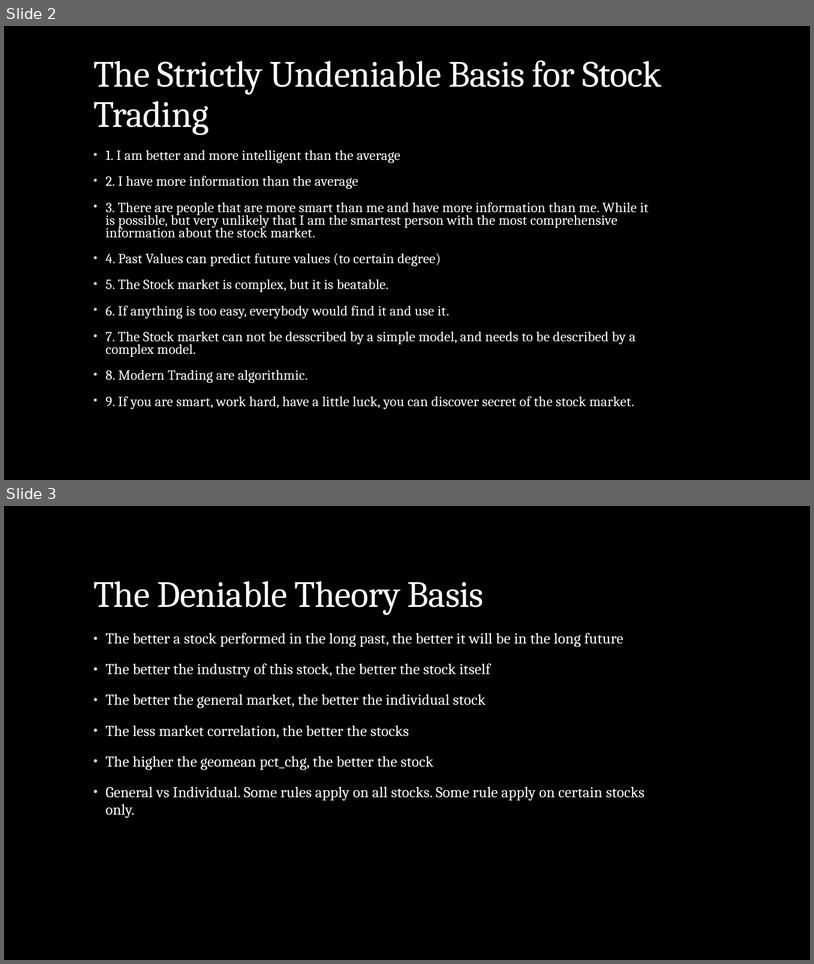
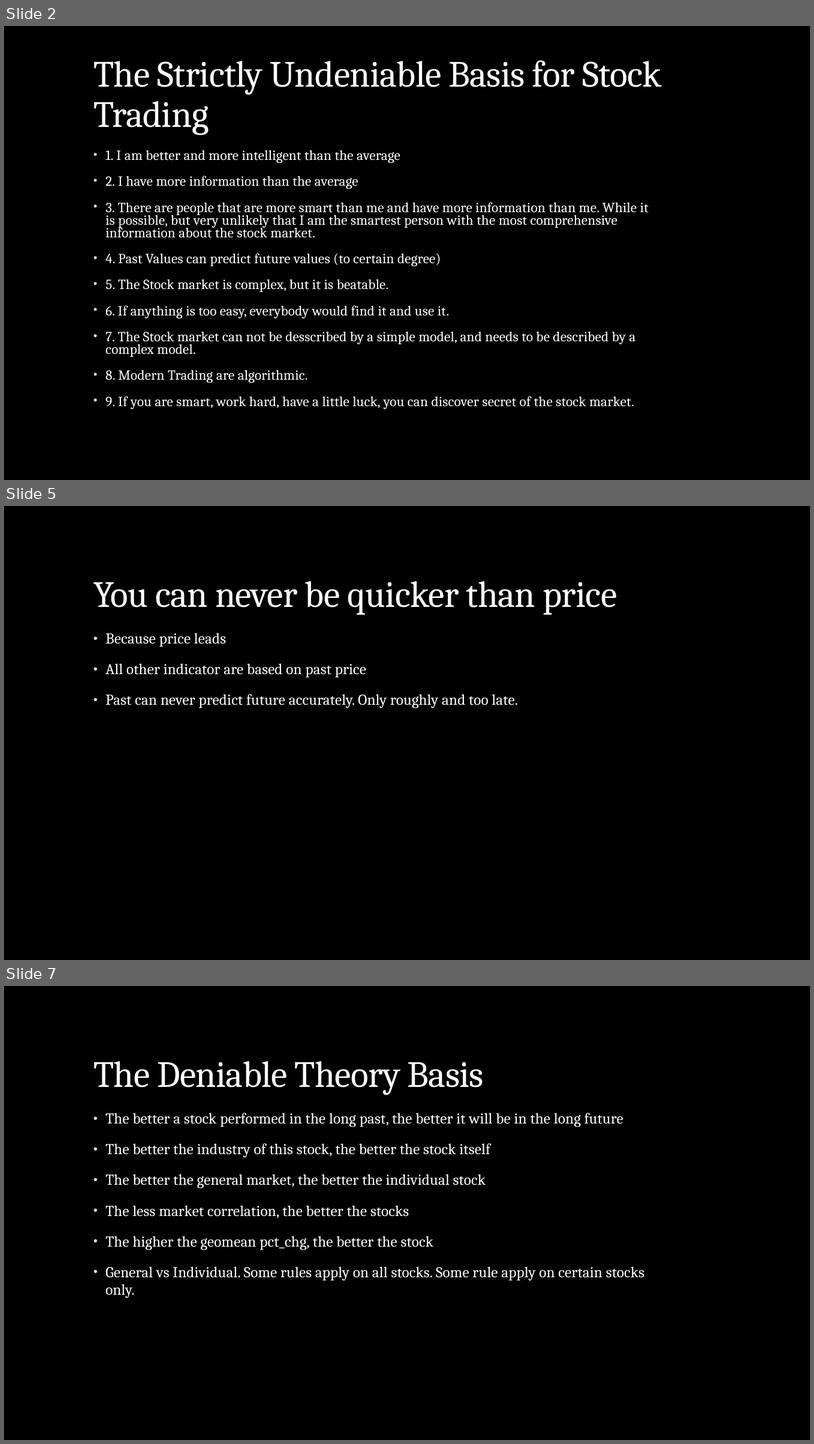
Before and after one commit to webclinic017/Stock-5, a slide deck: Doc/All-In-One.pptx. Shown one above the other, each under a label of ours: slides 2 and 3 before the commit, slides 2, 5 and 7 after it; the slides between them are not shown. The pictures are 814x964 and 814x1444 pixels, drawn with LibreOffice and Linux fonts; fonts in the diff are those of the drawing. Boxes give left, top, right and bottom in pixels: in the first picture for what was removed or moved away, otherwise in the second. Text is boxed around its words. In the diff, an @@ line names an element or a change of style, - is before the commit and + after.

```diff
--- a/Doc/All-In-One.pptx
+++ b/Doc/All-In-One.pptx
@@ slide 5 added at [4, 506, 810, 960], background #000000 @@
@@ title added at [93, 581, 618, 615], 44 pt, text #FFFFFF @@
+You can never be quicker than price
@@ text added at [105, 633, 518, 708], 18 pt, text #FFFFFF @@
+• Because price leads
+• All other indicator are based on past price
+• Past can never predict future accurately. Only roughly and too late.
@@ what was slide 3 is now slide 7 @@
```
Also in this commit, not shown: 3 other slides added, 4 other files.
